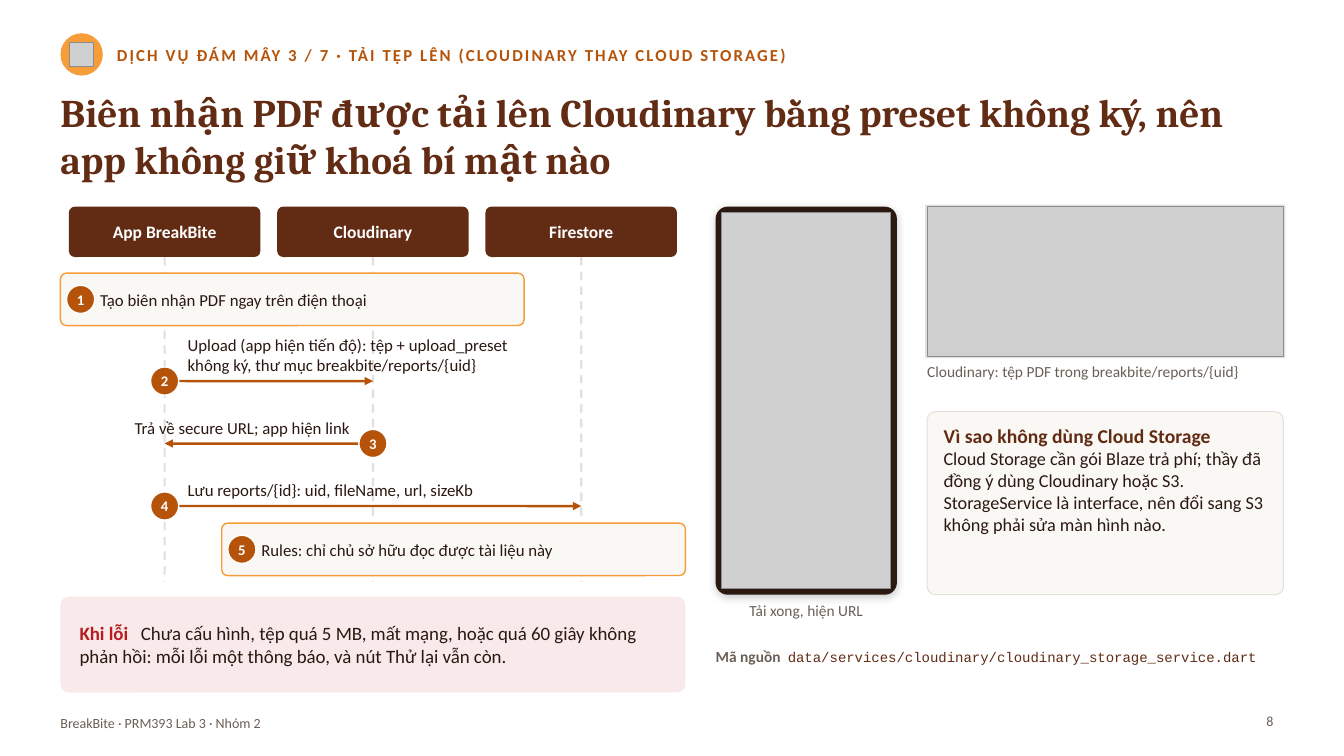
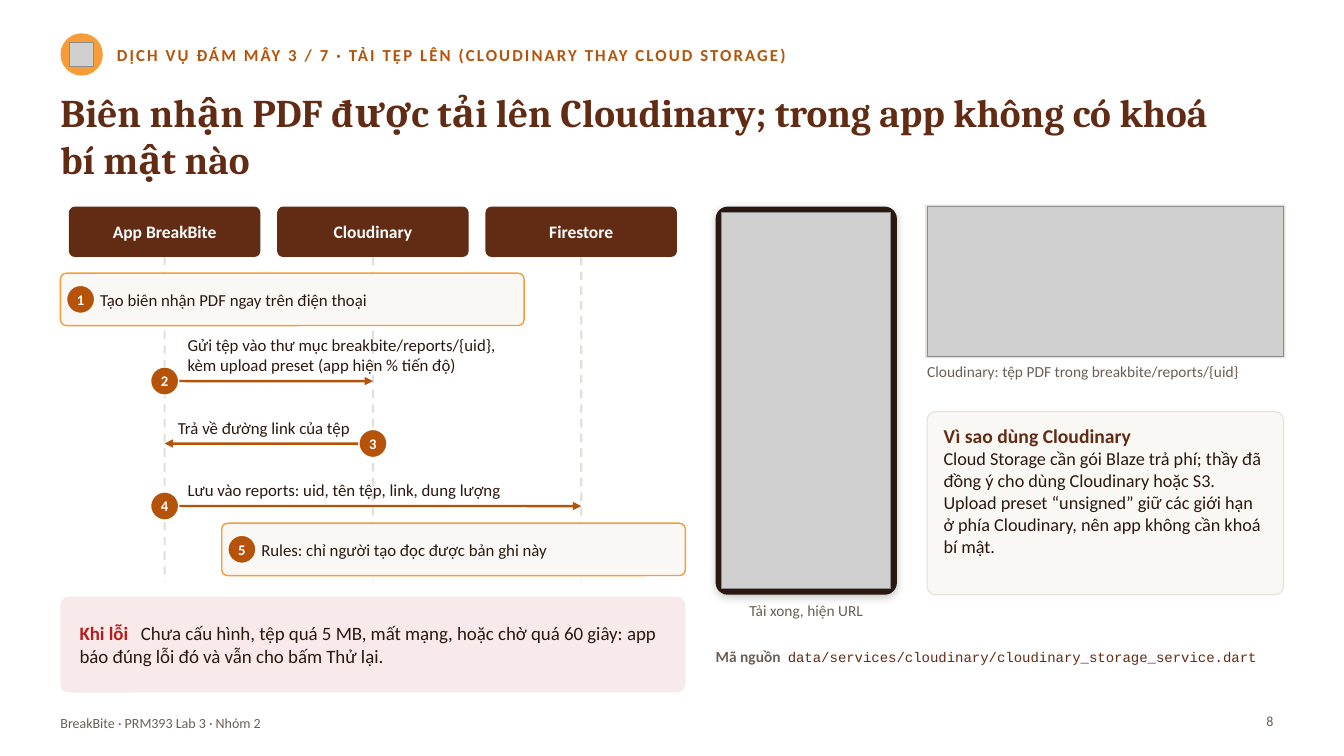
Before and after one commit to baonv0817/PRM393_Lab03_Group2, a slide deck: slide 8 of slides/Lab03_SE193905_slides.pptx. Drawn at 1344x756 pixels with LibreOffice and Linux fonts; fonts in the diff are those of the drawing; grey boxes stand for pictures. Boxes give left, top, right and bottom in pixels: in the first picture for what was removed or moved away, otherwise in the second. Text is boxed around its words. In the diff, an @@ line names an element or a change of style, - is before the commit and + after.

```diff
--- a/slides/Lab03_SE193905_slides.pptx
+++ b/slides/Lab03_SE193905_slides.pptx
@@ text at (x1=60, y1=99, x2=1208, y2=175): text changed @@
-Biên nhận PDF được tải lên Cloudinary bằng preset không ký, nên app không giữ khoá bí mật nào
+Biên nhận PDF được tải lên Cloudinary; trong app không có khoá bí mật nào
@@ text at (x1=188, y1=339, x2=496, y2=374): text changed @@
-Upload (app hiện tiến độ): tệp + upload_preset không ký, thư mục breakbite/reports/{uid}
+Gửi tệp vào thư mục breakbite/reports/{uid}, kèm upload preset (app hiện % tiến độ)
@@ text at (x1=178, y1=421, x2=350, y2=437): text changed @@
-Trả về secure URL; app hiện link
+Trả về đường link của tệp
@@ text in rounded rectangle at (x1=944, y1=429, x2=1261, y2=556): text changed @@
-Vì sao không dùng Cloud Storage
-Cloud Storage cần gói Blaze trả phí; thầy đã đồng ý dùng Cloudinary hoặc S3. StorageService là interface, nên đổi sang S3 không phải sửa màn hình nào.
+Vì sao dùng Cloudinary
+Cloud Storage cần gói Blaze trả phí; thầy đã đồng ý cho dùng Cloudinary hoặc S3. Upload preset “unsigned” giữ các giới hạn ở phía Cloudinary, nên app không cần khoá bí mật.
@@ text at (x1=188, y1=484, x2=500, y2=499): text changed @@
-Lưu reports/{id}: uid, fileName, url, sizeKb
+Lưu vào reports: uid, tên tệp, link, dung lượng
@@ text in rounded rectangle at (x1=261, y1=544, x2=547, y2=559): text changed @@
-Rules: chỉ chủ sở hữu đọc được tài liệu này
+Rules: chỉ người tạo đọc được bản ghi này
@@ text in rounded rectangle at (x1=80, y1=625, x2=656, y2=667): text changed @@
-Khi lỗi Chưa cấu hình, tệp quá 5 MB, mất mạng, hoặc quá 60 giây không phản hồi: mỗi lỗi một thông báo, và nút Thử lại vẫn còn.
+Khi lỗi Chưa cấu hình, tệp quá 5 MB, mất mạng, hoặc chờ quá 60 giây: app báo đúng lỗi đó và vẫn cho bấm Thử lại.
```
Also in this commit, not shown: 14 other slides changed, 2 other files.
